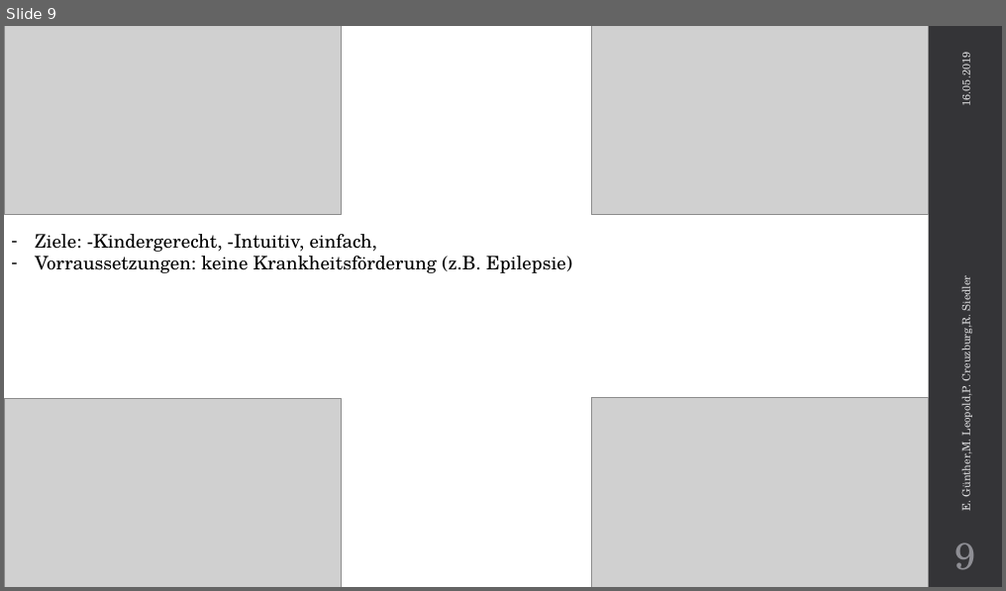
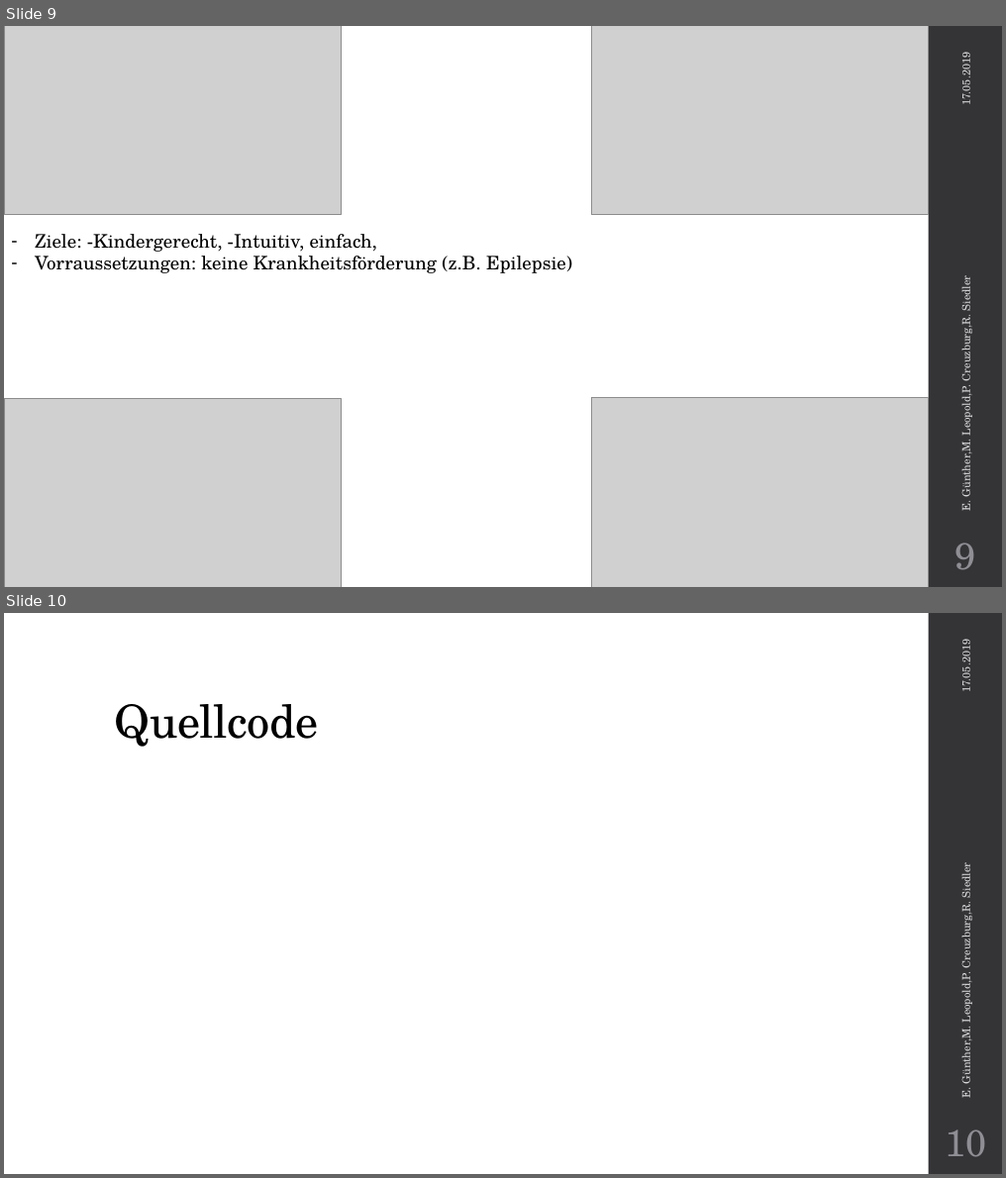
Before and after one commit to MLpGHub/SEIIBeleg, a slide deck: Präsentation/TicTacToeProjekt.pptx. Shown one above the other, each under a label of ours: slide 9 before the commit, slides 9 and 10 after it. The pictures are 1006x591 and 1006x1178 pixels, drawn with LibreOffice and Linux fonts; fonts in the diff are those of the drawing; grey boxes stand for pictures. Boxes give left, top, right and bottom in pixels: in the first picture for what was removed or moved away, otherwise in the second. Text is boxed around its words. In the diff, an @@ line names an element or a change of style, - is before the commit and + after.

```diff
--- a/Präsentation/TicTacToeProjekt.pptx
+++ b/Präsentation/TicTacToeProjekt.pptx
@@ slide 10 added at bbox=[4, 613, 1002, 1174], background #FFFFFF; not listed: 1 template element that a slide beside it also shows @@
@@ text added at bbox=[957, 644, 973, 691], 10.5 pt, text #D9D9DB @@
+17.05.2019
@@ title added at bbox=[115, 704, 318, 747], 44 pt, text #000000 @@
+Quellcode
@@ text added at bbox=[957, 865, 973, 1098], 10.5 pt, text #D9D9DB @@
+E. Günther,M. Leopold,P. Creuzburg,R. Siedler
@@ page number added at bbox=[944, 1130, 986, 1157], 36 pt, text #8E8E94 @@
+10
@@ slide 9 changed as well @@
@@ text at bbox=[957, 57, 973, 104]: text changed @@
-16.05.2019
+17.05.2019
```
Also in this commit, not shown: 11 other slides changed, 17 other files.
